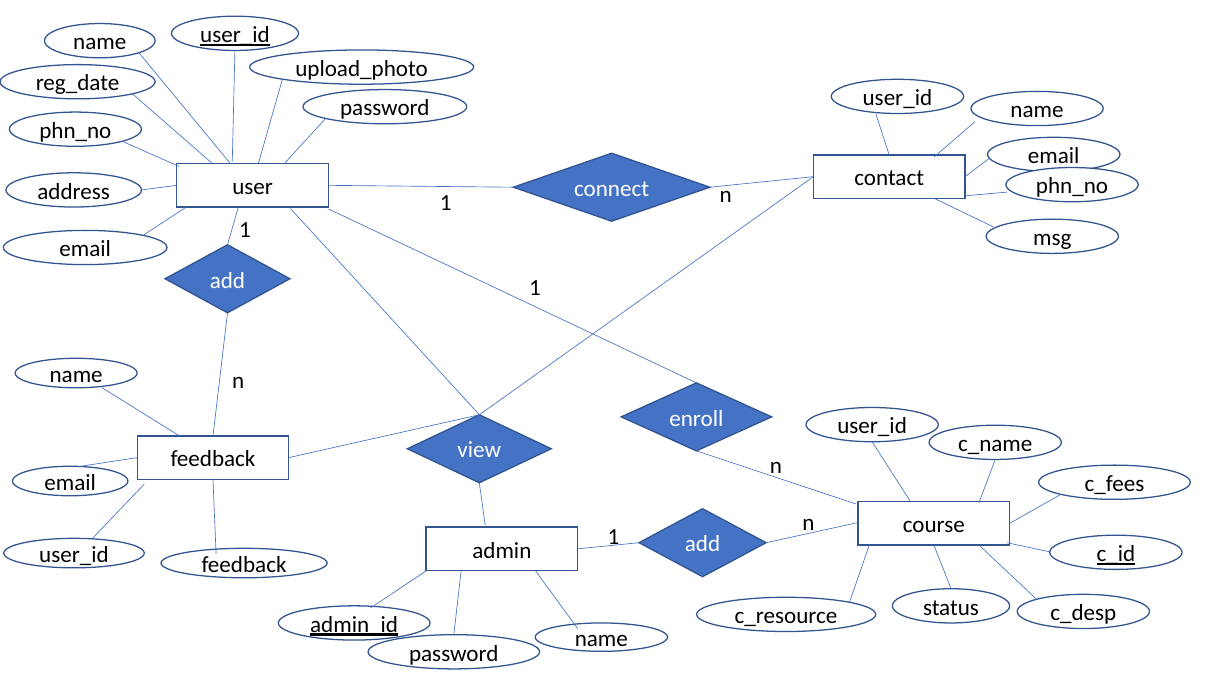
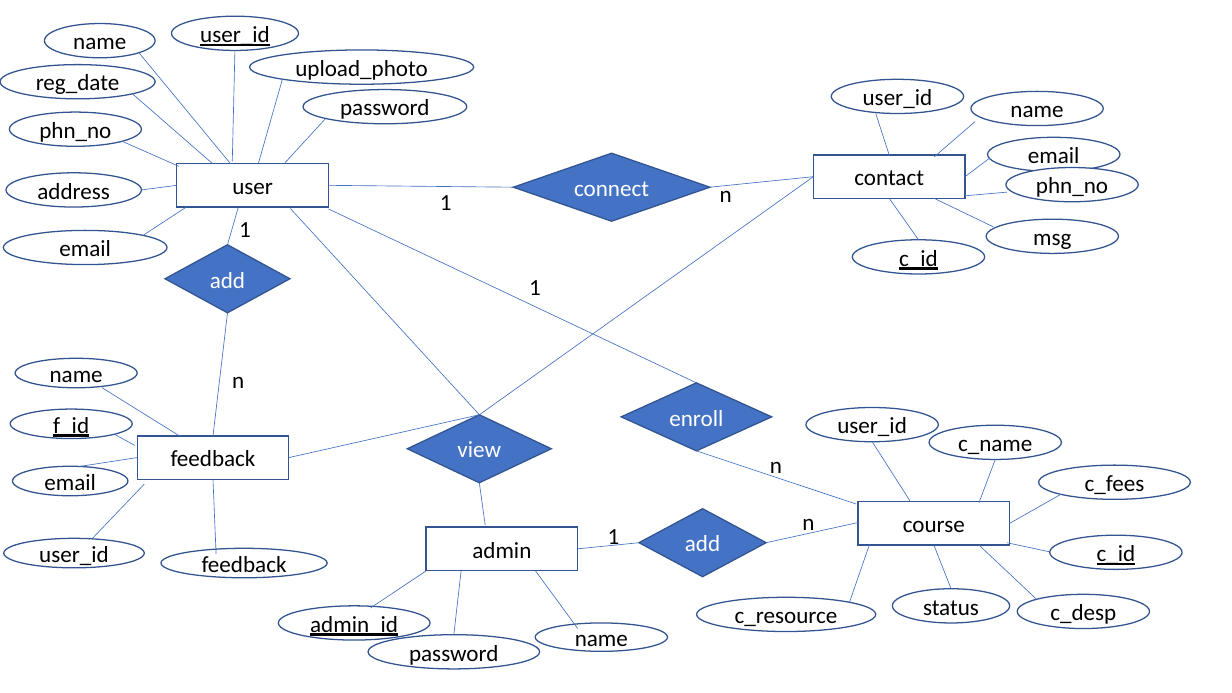
Before and after one commit to rahultr29/project, a slide deck: slide 1 of er_diagram.pptx. Drawn at 1232x693 pixels with LibreOffice and Linux fonts; fonts in the diff are those of the drawing. Boxes give left, top, right and bottom in pixels: in the first picture for what was removed or moved away, otherwise in the second. Text is boxed around its words. In the diff, an @@ line names an element or a change of style, - is before the commit and + after.

```diff
--- a/er_diagram.pptx
+++ b/er_diagram.pptx
@@ line added from (889, 199) to (919, 239), #4472C4 0.5 pt @@
@@ ellipse added at [852, 239, 984, 274], fill #FFFFFF, outline #325491 1 pt, 18 pt, text #000000, underline @@
+c_id
@@ ellipse added at [10, 409, 132, 439], fill #FFFFFF, outline #325491 1 pt, 18 pt, text #000000, underline @@
+f_id
@@ line added from (115, 434) to (135, 445), #4472C4 0.5 pt @@
```
